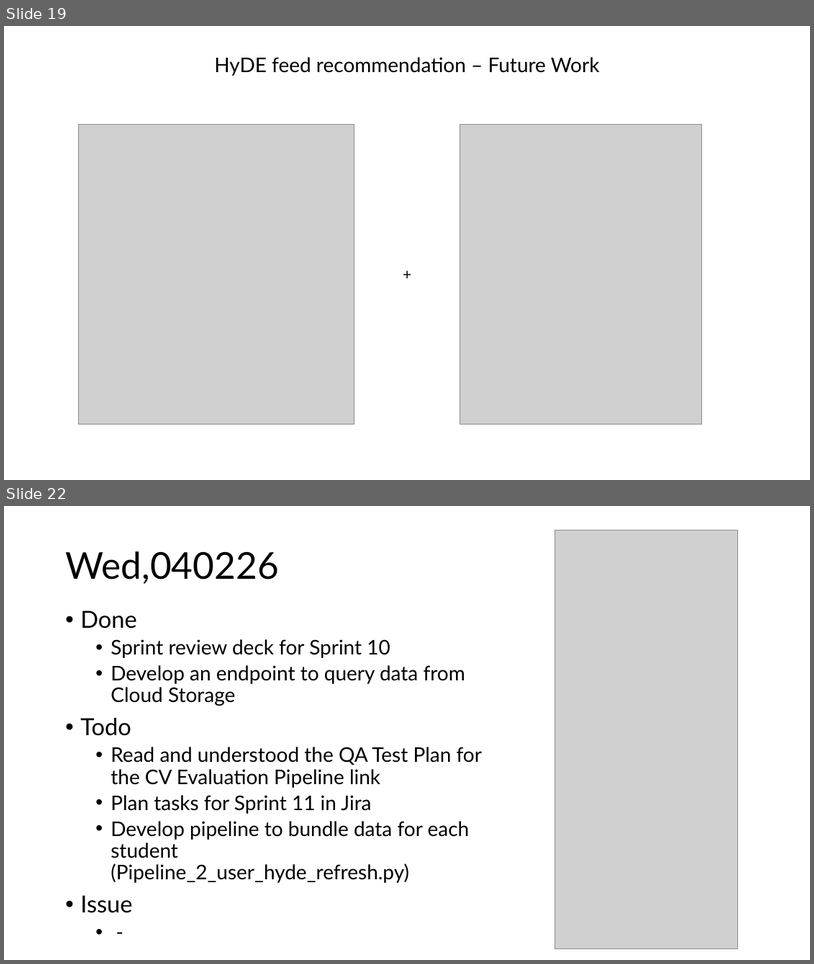
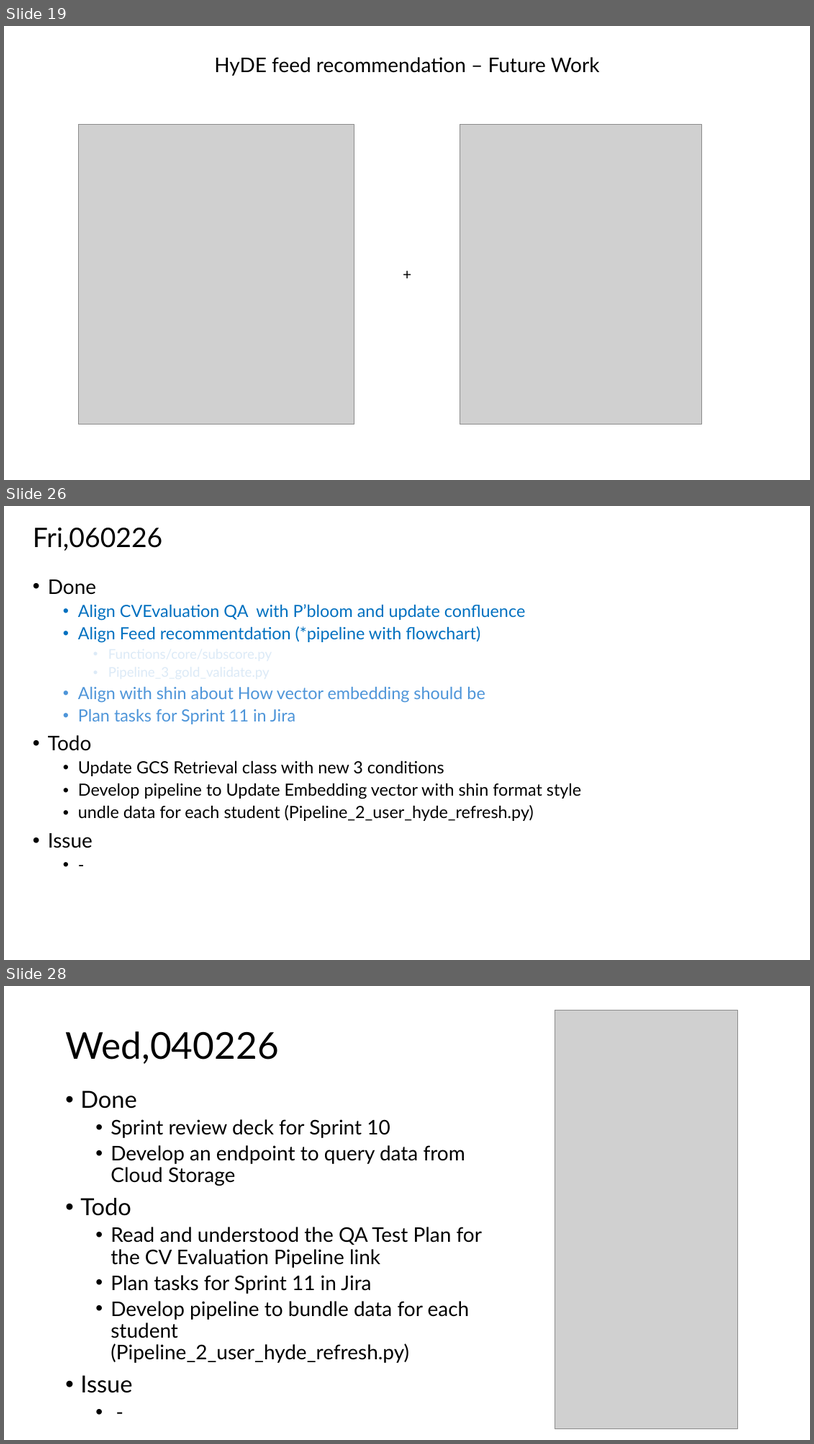
Before and after one commit to TunKedsaro/Hyde, a slide deck: logs/Ghostdeck.pptx. Shown one above the other, each under a label of ours: slides 19 and 22 before the commit, slides 19, 26 and 28 after it; the slides between them are not shown. The pictures are 814x964 and 814x1444 pixels, drawn with LibreOffice and Linux fonts; fonts in the diff are those of the drawing; grey boxes stand for pictures. Boxes give left, top, right and bottom in pixels: in the first picture for what was removed or moved away, otherwise in the second. Text is boxed around its words. In the diff, an @@ line names an element or a change of style, - is before the commit and + after.

Commit message:
feat(gcs) : add user metadata and embedding retrieval from Cloud Storage

```diff
--- a/logs/Ghostdeck.pptx
+++ b/logs/Ghostdeck.pptx
@@ slide 26 added at (x1=4, y1=506, x2=810, y2=960), background #FFFFFF @@
@@ title added at (x1=33, y1=527, x2=162, y2=551), 32 pt, text #000000 @@
+Fri,060226
@@ text added at (x1=48, y1=579, x2=581, y2=848), 20 pt, text #000000 @@
+• Done
+  • Align CVEvaluation QA with P’bloom and update confluence
+  • Align Feed recommentdation (*pipeline with flowchart)
+    • Functions/core/subscore.py
+    • Pipeline_3_gold_validate.py
+  • Align with shin about How vector embedding should be
+  • Plan tasks for Sprint 11 in Jira
+• Todo
+  • Update GCS Retrieval class with new 3 conditions
+  • Develop pipeline to Update Embedding vector with shin format style
+  • undle data for each student (Pipeline_2_user_hyde_refresh.py)
+• Issue
+  • -
@@ what was slide 22 is now slide 28 @@
```
Also in this commit, not shown: 2 slides changed, 5 other slides added, 16 other files.
